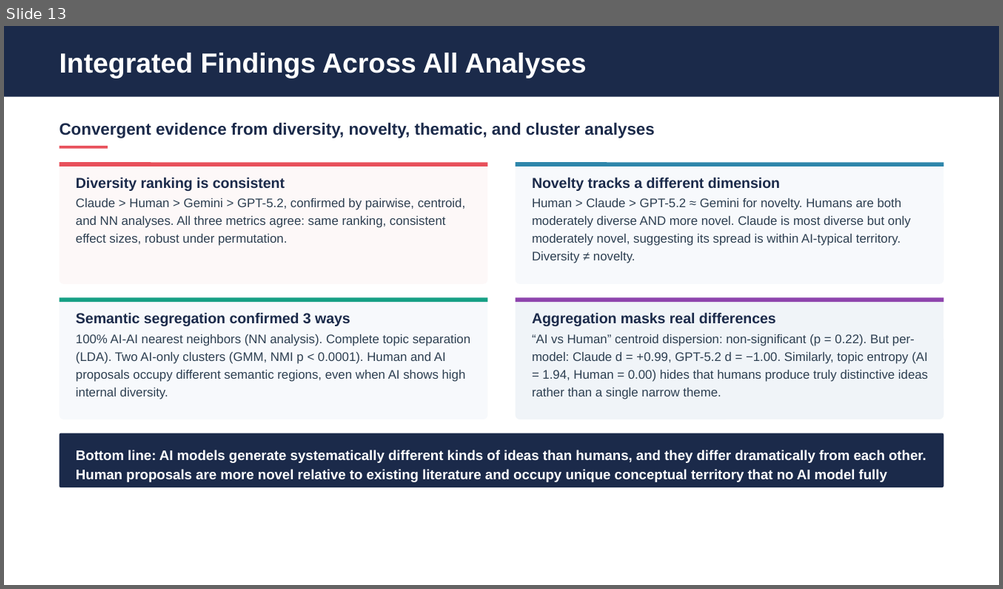
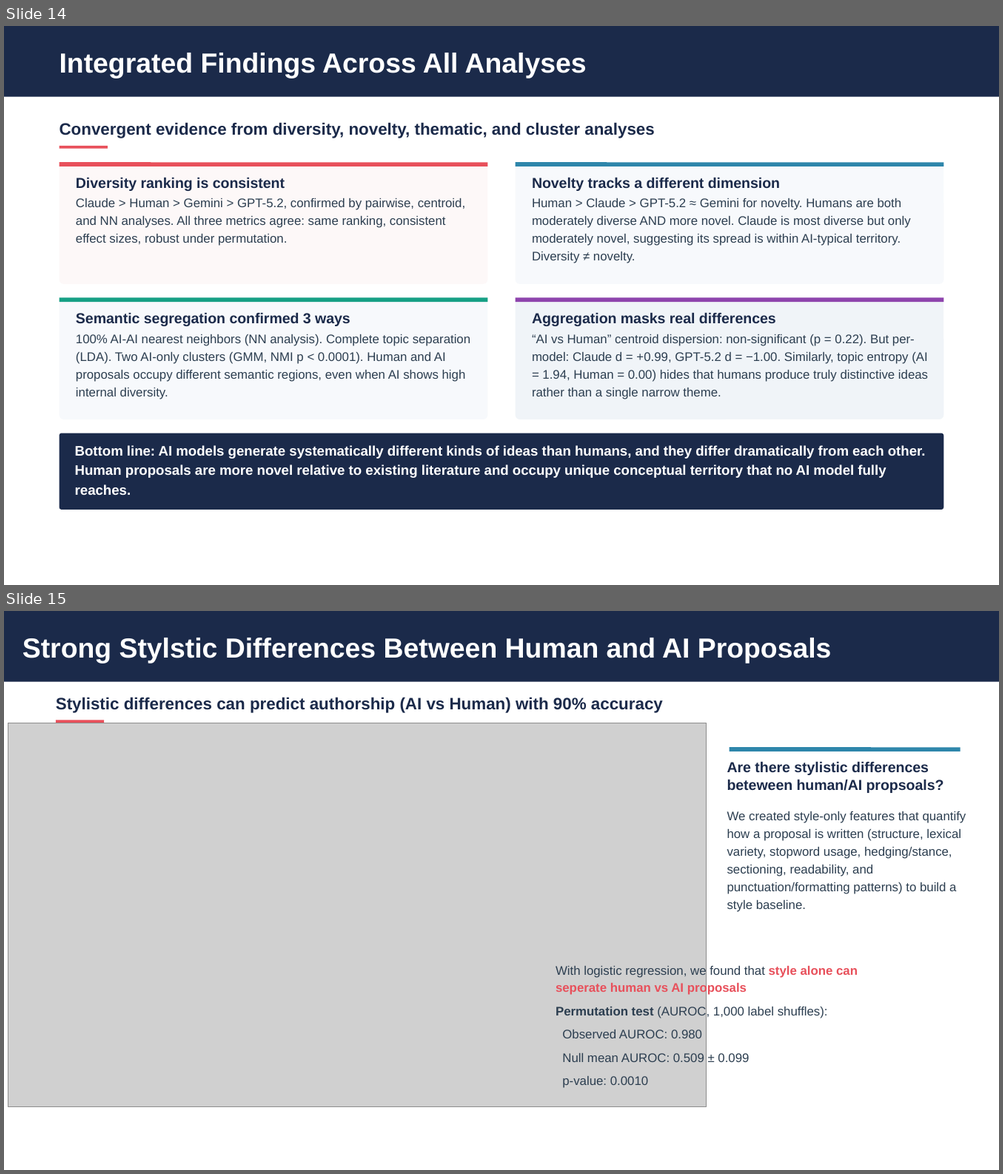
Before and after one commit to eveyhuang/human-AI-proposal, a slide deck: results/diversity_analysis_presentation_baseline.pptx. Shown one above the other, each under a label of ours: slide 13 before the commit, slides 14 and 15 after it. The pictures are 1003x589 and 1003x1174 pixels, drawn with LibreOffice and Linux fonts; fonts in the diff are those of the drawing; grey boxes stand for pictures. Boxes give left, top, right and bottom in pixels: in the first picture for what was removed or moved away, otherwise in the second. Text is boxed around its words. In the diff, an @@ line names an element or a change of style, - is before the commit and + after.

Commit message:
updated metadata for ai models

```diff
--- a/results/diversity_analysis_presentation_baseline.pptx
+++ b/results/diversity_analysis_presentation_baseline.pptx
@@ slide 15 added at box(4, 611, 999, 1170), background #FFFFFF @@
@@ rectangle added at box(4, 611, 999, 681), fill #1B2A4A @@
@@ text added at box(22, 638, 831, 664), 20 pt, text #FFFFFF, bold @@
+Strong Stylstic Differences Between Human and AI Proposals
@@ text added at box(56, 697, 663, 713), 12 pt, text #1B2A4A, bold @@
+Stylistic differences can predict authorship (AI vs Human) with 90% accuracy
@@ rectangle added at box(56, 721, 105, 723), fill #E8505B @@
@@ picture added at box(8, 723, 706, 1108) @@
@@ text added at box(727, 761, 944, 793), 10.5 pt, text #1B2A4A, bold @@
+Are there stylistic differences beteween human/AI propsoals?
@@ line added from (729, 749) to (960, 749), #2E86AB 3 pt @@
@@ text added at box(727, 812, 966, 912), 9 pt, text #2C3E50 @@
+We created style-only features that quantify how a proposal is written (structure, lexical variety, stopword usage, hedging/stance, sectioning, readability, and punctuation/formatting patterns) to build a style baseline.
@@ text added at box(555, 965, 857, 1088), 9 pt, text #2C3E50 @@
+With logistic regression, we found that style alone can seperate human vs AI proposals
+Permutation test (AUROC, 1,000 label shuffles):
+Observed AUROC: 0.980
+Null mean AUROC: 0.509 ± 0.099
+p-value: 0.0010
@@ what was slide 13 is now slide 14 @@
@@ slide 14 changed as well @@
@@ rounded rectangle: place and size @@
-rounded rectangle at box(60, 434, 944, 488)
+rounded rectangle at box(60, 434, 944, 511)
@@ text "Bottom line: AI models generate ...": place and size @@
-text "Bottom line: AI models generate ..." at box(76, 450, 926, 483)
+text "Bottom line: AI models generate ..." at box(75, 446, 925, 478)
```
Also in this commit, not shown: 14 other slides changed, 3 other slides added, 15 other files.
